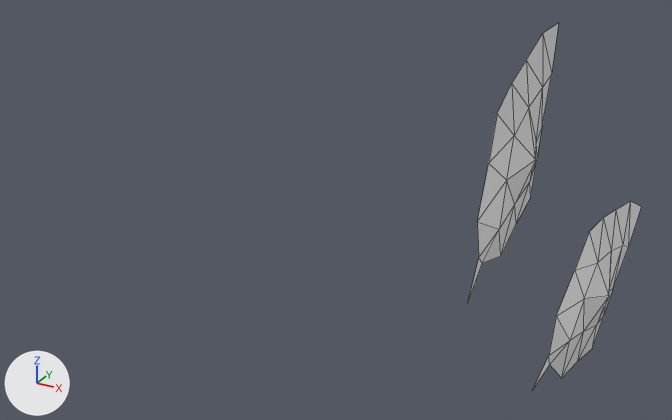
Two versions of the OBJ model 3DObjects/leaf_2.obj, one commit apart.
Camera for both pictures: a 50 mm camera at (0.298, -0.668, 1.703) aimed at (-0.225, 0.283, 1.228). The lights are fixed; the arrows at lower left show +X, +Y and +Z. Mesh edges are drawn as thin lines. Where no turn or scale is listed for an object, it has been applied to the vertices.

In view in the first picture: '평면', '평면.001'.
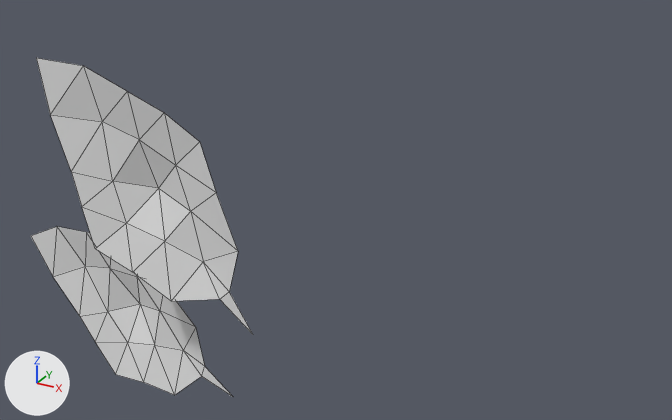
Where the change shows, as pixel boxes (x1, y1, x2, y2) in the pictures (672 x 420 px):
```json
{"object": "평면.001", "change": "reshaped", "before": [533, 201, 641, 389], "after": [36, 58, 252, 333], "on screen": "99% wider, 46% taller"}
{"object": "평면.002", "change": "added", "after": [31, 227, 233, 397]}
{"object": "평면", "change": "deleted", "before": [468, 23, 559, 301]}
```

Scene script edits in JSON lines:
```json
{"block": "me_평면_001", "where": "me_평면_001.from_pydata(...)  # 25 vertices, 32 faces; spans x 0.059..0.101, y 0.237..0.573, z 1.03..1.231"}
{"block": "me_평면_001", "where": "# used by ob_평면_001; location = (0.0, 0.0, 0.0)"}
{"block": "me_평면_001", "change": "me_평면_001 part 1: the whole mesh is multiplied about its middle by the matrix ((-0.099, -0.889, 0.447), (0.994, -0.111, 0.0), (0.05, 0.444, 0.894)), then moved by (-0.373, -0.403, 0.206)"}
{"op": "add", "block": "me_평면_002", "code": ["me_평면_002 = bpy.data.meshes.new('평면.002')", "me_평면_002.from_pydata(...)  # 25 vertices, 32 faces; spans x -0.573..-0.237, y 0.059..0.101, z 1.03..1.231"]}
{"op": "remove", "block": "ob_평면", "code": ["ob_평면 = bpy.data.objects.new('평면', me_평면)", "ob_평면.location = (0.0, 0.0, 0.0)"]}
{"op": "add", "block": "ob_평면_002", "code": ["ob_평면_002 = bpy.data.objects.new('평면.002', me_평면_002)", "ob_평면_002.location = (0.0, 0.0, 0.0)"]}
```
